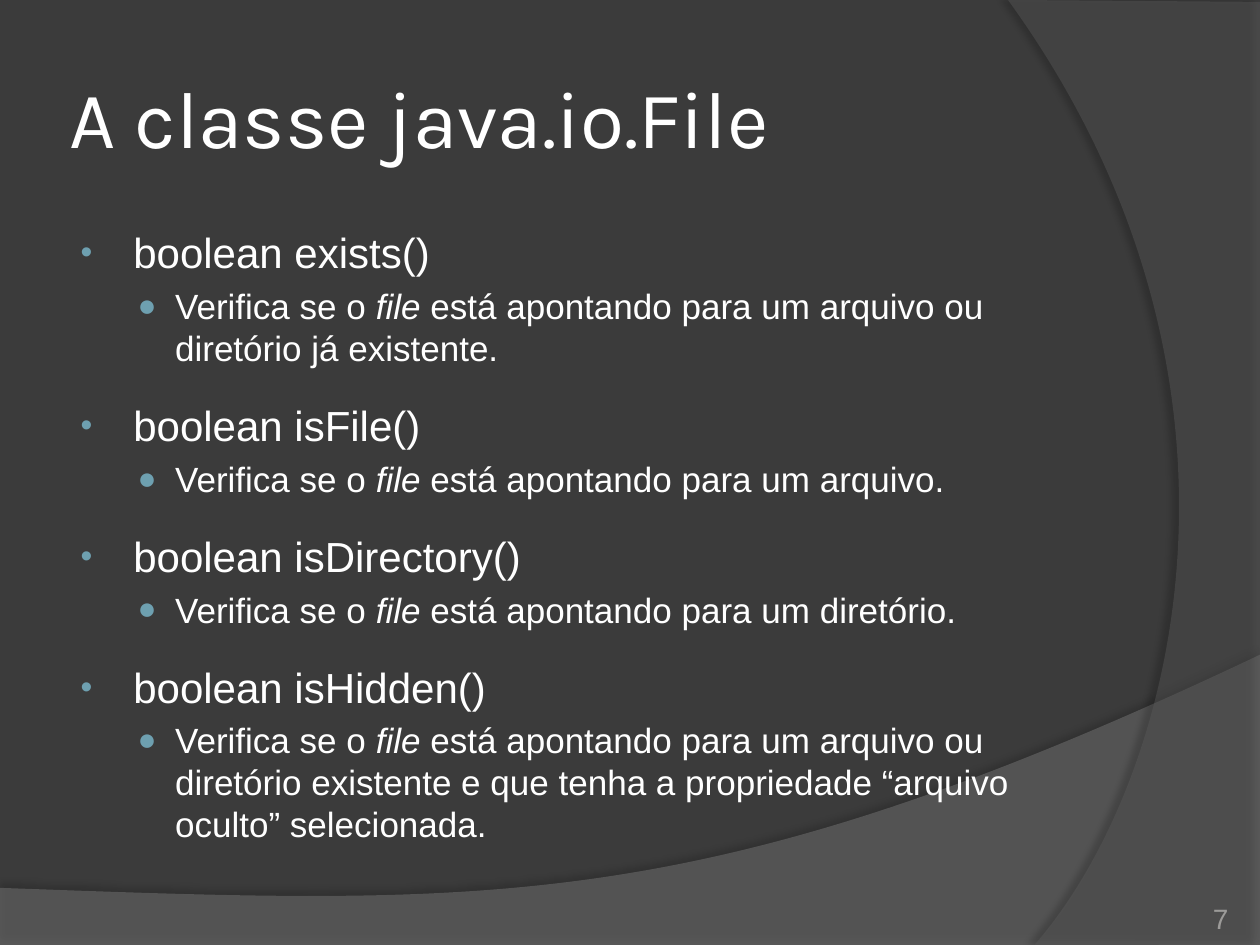
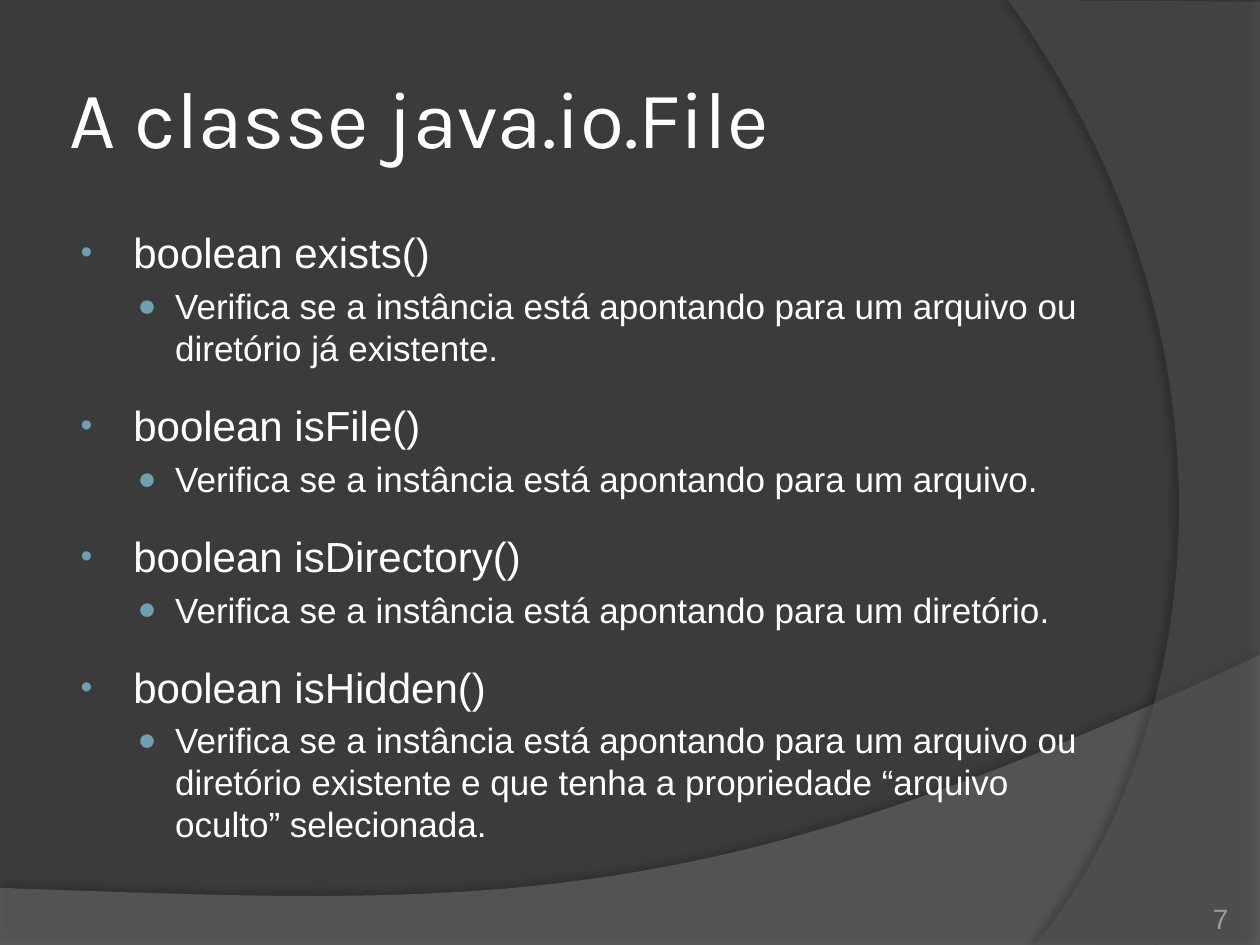
Before and after one commit to duchesqui/slzvieira-training, a slide deck: slide 7 of 2-Java-Programmer-Modulo-II/16.Capitulo10.pptx. Drawn at 1260x945 pixels with LibreOffice and Linux fonts; fonts in the diff are those of the drawing. Boxes give left, top, right and bottom in pixels: in the first picture for what was removed or moved away, otherwise in the second. Text is boxed around its words. In the diff, an @@ line names an element or a change of style, - is before the commit and + after.

Commit message:
Exercício sobre a classe java.io.File

```diff
--- a/2-Java-Programmer-Modulo-II/16.Capitulo10.pptx
+++ b/2-Java-Programmer-Modulo-II/16.Capitulo10.pptx
@@ text at <box>175,293,1077,368</box>: text changed @@
-  ● Verifica se o file está apontando para um arquivo ou diretório já existente.
+  ● Verifica se a instância está apontando para um arquivo ou diretório já existente.
@@ text at <box>175,466,1038,498</box>: text changed @@
-  ● Verifica se o file está apontando para um arquivo.
+  ● Verifica se a instância está apontando para um arquivo.
@@ text at <box>175,597,1049,629</box>: text changed @@
-  ● Verifica se o file está apontando para um diretório.
+  ● Verifica se a instância está apontando para um diretório.
@@ text at <box>175,727,1077,838</box>: text changed @@
-  ● Verifica se o file está apontando para um arquivo ou diretório existente e que tenha a propriedade “arquivo oculto” selecionada.
+  ● Verifica se a instância está apontando para um arquivo ou diretório existente e que tenha a propriedade “arquivo oculto” selecionada.
```
Also in this commit, not shown: 13 other slides changed, 9 slides added, 1 slide removed, 8 other files.
